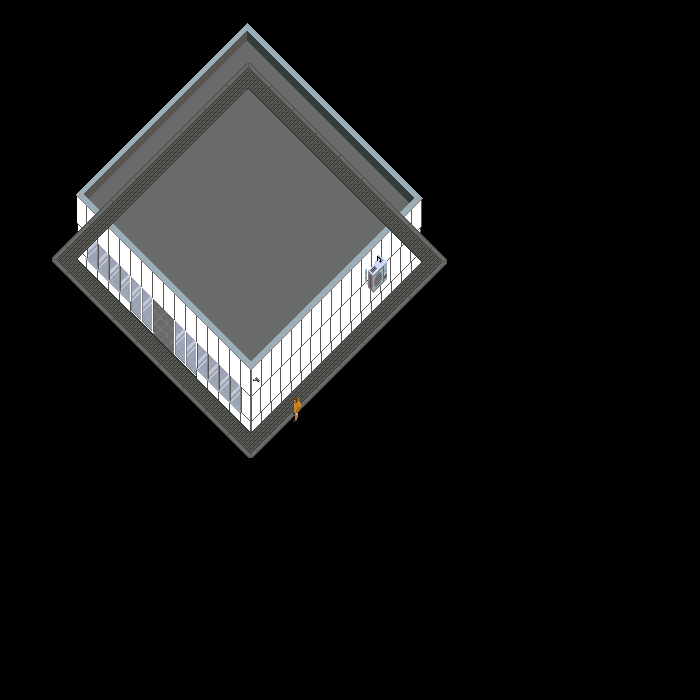
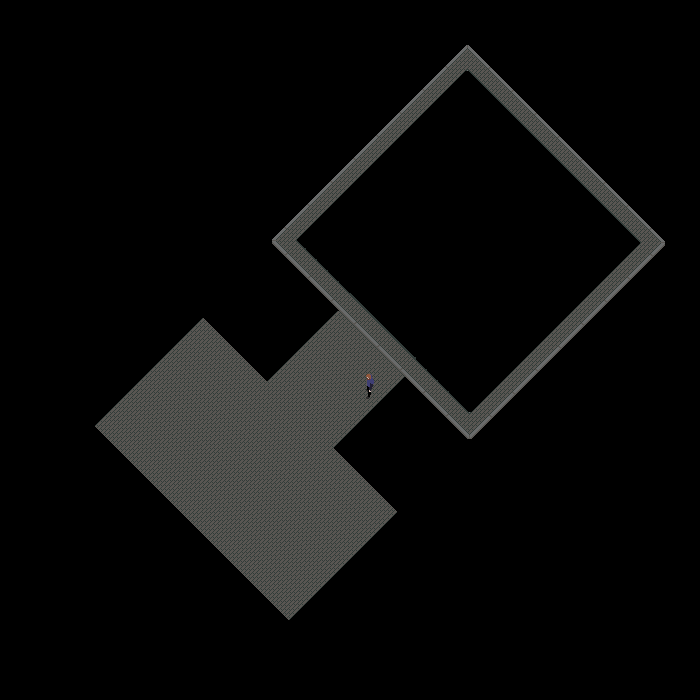
Layers edited between the first and the second 700px x 700px image:
pixels changed over (52, 23, 665, 620) (layer not identified)
